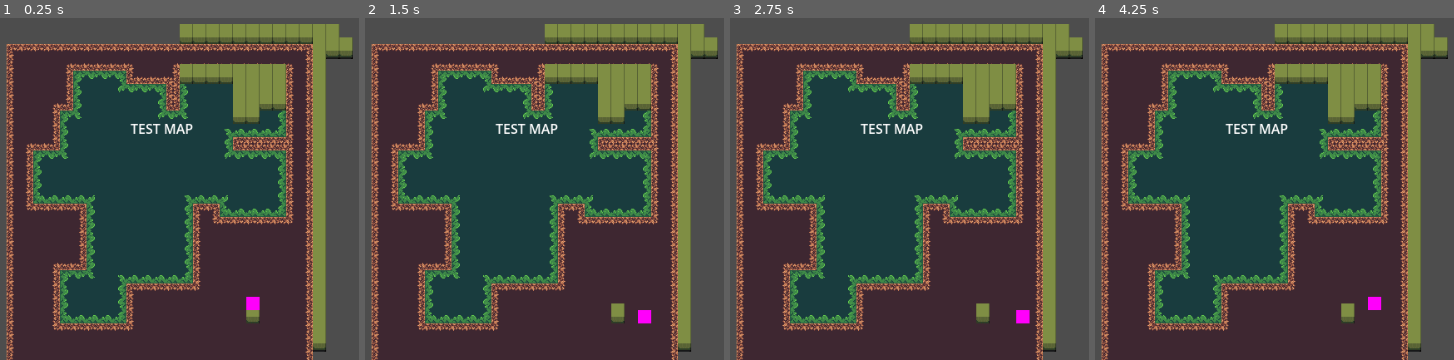
Above: before the commit, frames 1-4 (left to right).
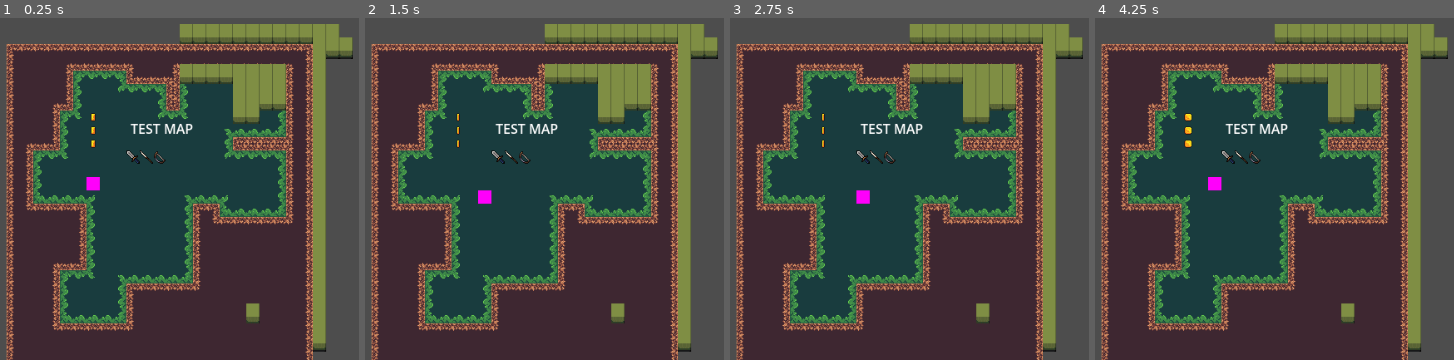
Above: after the commit, the same moments.

Repository: impstudio2024/Brackeys2024-2
Game: Godot game, scene res://Scenes/testmap/testmap.tscn
Same seed, same stepped clock (60 frames per second), same inputs: the game is played once before the commit and once after it. This scene is started directly instead of the project's main scene.
Inputs (mouse positions are in pixels of both pictures, inside the frame that each line leads up to):
- Up to frame 1 (0.25 s): no input
- Up to frame 2 (1.5 s): tap Enter (ui_accept) at 0.5, 0.77, 1.25 s; move the mouse to (outside the picture) at 0.52 s; hold D (move_right) 0.53-1.28 s; tap Space (space) at 0.6, 1.35 s; click (outside the picture) at 0.67 s; move the mouse to (544, 158) at 1.27 s; hold S (move_down) from 1.28 s (still down)
- Up to frame 3 (2.75 s): tap Enter (ui_accept) at 1.52, 2 s; move the mouse to (outside the picture) at 2.02 s; release S (move_down) at 2.03 s; hold D (move_right) from 2.03 s (still down); tap Space (space) at 2.1 s
- Up to frame 4 (4.25 s): tap Enter (ui_accept) at 2.75, 3.02, 3.5, 3.77 s; move the mouse to (1392, 226) at 2.77 s; release D (move_right) at 2.78 s; hold W (move_up) 2.78-3.53 s; tap Space (space) at 2.85, 3.6 s; click (1392, 226) at 2.92 s; move the mouse to (outside the picture) at 3.52 s; hold A (move_left) from 3.53 s (still down)

The runs differ from the first frame. In frame 1, 0.5% of the frame differs, in the area x 23-73%, y 27-86%; in frame 2, 0.5%; in frame 3, 0.5%; in frame 4, 0.6%, in the area x 24-80%, y 27-86%.

Commit message:
update scene resources after replacing weapon sprites

Diff:
--- a/brackeys-2024-2/Scenes/testmap/testcharacter.tscn
+++ b/brackeys-2024-2/Scenes/testmap/testcharacter.tscn
@@ -2,9 +2,9 @@
 
 [ext_resource type="Script" path="res://Scenes/testmap/testcharacter.gd" id="1_57ele"]
 [ext_resource type="Texture2D" uid="uid://lbfjjnxm0jnp" path="res://Assets/Sprites/white square.png" id="1_yneie"]
-[ext_resource type="Texture2D" uid="uid://bacye8jjsb0nw" path="res://Assets/Sprites/sword_placeholder.png" id="3_ben2h"]
-[ext_resource type="Texture2D" uid="uid://dvav7li185doy" path="res://Assets/Sprites/axe_placeholder.png" id="4_au3xq"]
-[ext_resource type="Texture2D" uid="uid://dn0x56t72vj04" path="res://Assets/Sprites/bow_placeholder.png" id="5_kd1ku"]
+[ext_resource type="Texture2D" uid="uid://bacye8jjsb0nw" path="res://Assets/Sprites/pickupdev/sword_placeholder.png" id="3_ben2h"]
+[ext_resource type="Texture2D" uid="uid://dvav7li185doy" path="res://Assets/Sprites/pickupdev/axe_placeholder.png" id="4_au3xq"]
+[ext_resource type="Texture2D" uid="uid://dn0x56t72vj04" path="res://Assets/Sprites/pickupdev/bow_placeholder.png" id="5_kd1ku"]
 
 [sub_resource type="RectangleShape2D" id="RectangleShape2D_acf0o"]
 size = Vector2(16, 16)
--- a/brackeys-2024-2/Scenes/testmap/testmap.tscn
+++ b/brackeys-2024-2/Scenes/testmap/testmap.tscn
@@ -1,13 +1,13 @@
-[gd_scene load_steps=19 format=4 uid="uid://p2tulbeaf1e6"]
+[gd_scene load_steps=19 format=4 uid="uid://dbb0h8uthiof0"]
 
 [ext_resource type="Script" path="res://scripts/map.gd" id="1_gqahr"]
 [ext_resource type="Texture2D" uid="uid://bjgpbdeqrua7i" path="res://Assets/Sprites/ground_board_1.png" id="2_hgyqn"]
 [ext_resource type="Texture2D" uid="uid://b8dftu8tapow1" path="res://Assets/Sprites/slime_boarder_c3.png" id="3_udtjj"]
 [ext_resource type="Texture2D" uid="uid://dfidk8hdu33h" path="res://Assets/Sprites/wall_guestionmark.png" id="4_xxd48"]
 [ext_resource type="PackedScene" uid="uid://bdn6ejq61c68t" path="res://Scenes/character.tscn" id="5_igujo"]
-[ext_resource type="PackedScene" uid="uid://b3d8eggut23xb" path="res://Scenes/Weapons/axe.tscn" id="6_lbjbg"]
+[ext_resource type="PackedScene" uid="uid://b3d8eggut23xb" path="res://Scenes/Weapons/spear.tscn" id="6_lbjbg"]
 [ext_resource type="PackedScene" uid="uid://cot7ydcvqvfdi" path="res://Scenes/Weapons/bow.tscn" id="7_sbisk"]
-[ext_resource type="PackedScene" uid="uid://oyas1loulgv4" path="res://Scenes/Weapons/sword.tscn" id="8_afs7p"]
+[ext_resource type="PackedScene" uid="uid://oyas1loulgv4" path="res://Scenes/Weapons/broadsword.tscn" id="8_afs7p"]
 [ext_resource type="PackedScene" uid="uid://b5dxt0fo0xvnp" path="res://Scenes/test_coin.tscn" id="9_8yfm0"]
 [ext_resource type="PackedScene" uid="uid://bgm800calowgn" path="res://Scenes/player.tscn" id="10_biadv"]
 
@@ -713,7 +713,7 @@
 sources/1 = SubResource("TileSetScenesCollectionSource_m4jpx")
 sources/2 = SubResource("TileSetScenesCollectionSource_6xl1f")
 
-[node name="Map" type="Node2D"]
+[node name="Map2" type="Node2D"]
 script = ExtResource("1_gqahr")
 
 [node name="Floor" type="TileMapLayer" parent="."]
@@ -721,7 +721,7 @@
 tile_set = SubResource("TileSet_vaibt")
 
 [node name="Entities" type="TileMapLayer" parent="."]
-tile_map_data = PackedByteArray("AAAXAB0AAgAAAAAAAwA=")
+tile_map_data = PackedByteArray("AAAQABIAAQAAAAAAAwAPABIAAQAAAAAAAgAOABIAAQAAAAAABAALABEAAQAAAAAABQALABAAAQAAAAAABQALAA8AAQAAAAAABQALABQAAgAAAAAAAwA=")
 tile_set = SubResource("TileSet_vjqq2")
 
 [node name="disclaimer" type="Label" parent="."]
@@ -730,3 +730,10 @@
 offset_right = 305.0
 offset_bottom = 273.0
 text = "TEST MAP"
+
+[connection signal="body_entered" from="Entities/Bow" to="Entities/Bow" method="_on_body_entered"]
+[connection signal="body_entered" from="Entities/Spear" to="Entities/Spear" method="_on_body_entered"]
+[connection signal="body_entered" from="Entities/Broadsword" to="Entities/Broadsword" method="_on_body_entered"]
+[connection signal="body_entered" from="Entities/Pickup" to="Entities/Pickup" method="_on_body_entered"]
+[connection signal="body_entered" from="Entities/@Area2D@218179" to="Entities/@Area2D@218179" method="_on_body_entered"]
+[connection signal="body_entered" from="Entities/@Area2D@218180" to="Entities/@Area2D@218180" method="_on_body_entered"]
